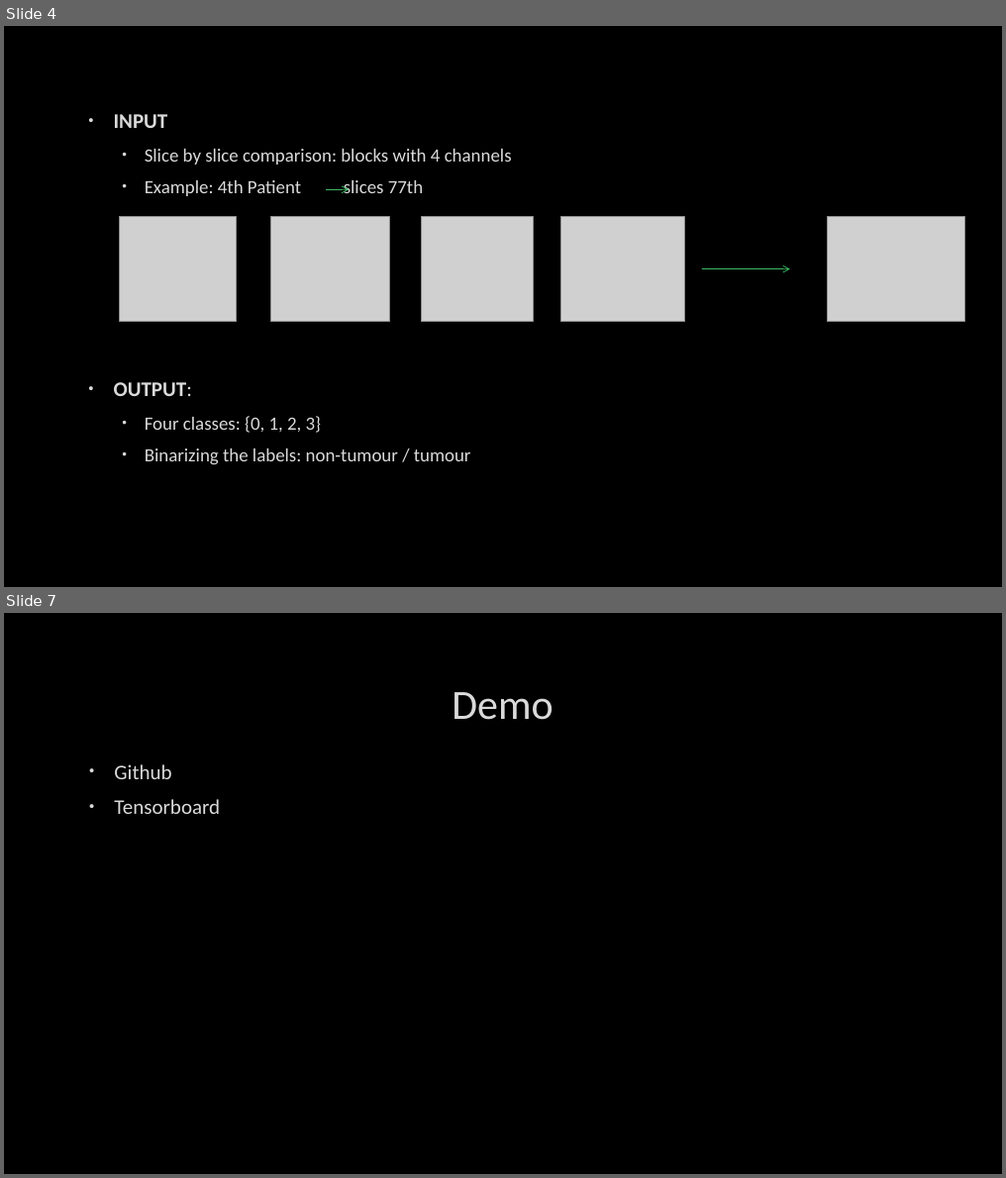
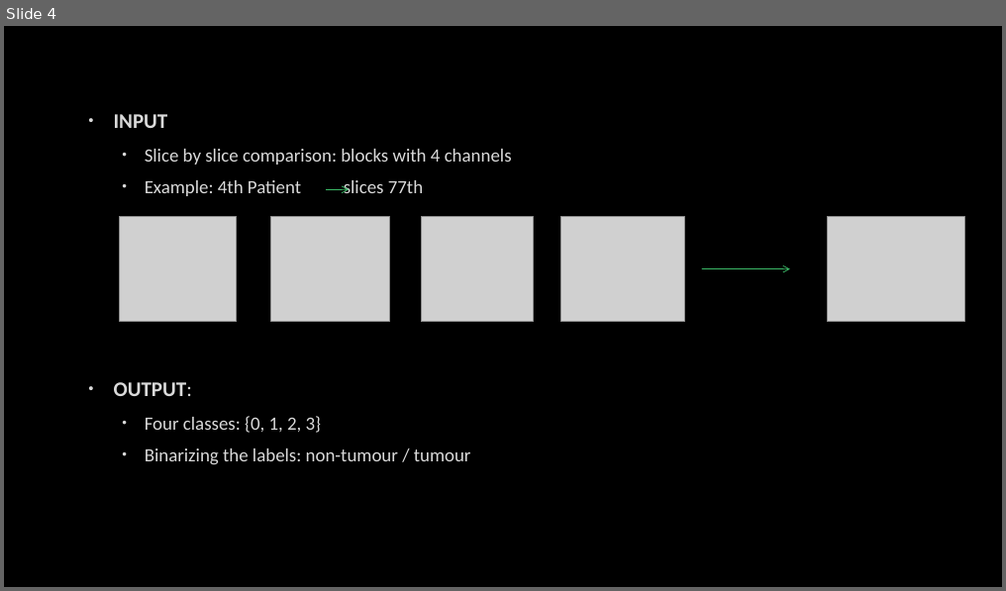
Before and after one commit to upc-postgrads/BrainScan, a slide deck: BrainScan_19.pptx. Shown one above the other, each under a label of ours: slides 4 and 7 before the commit, slide 4 after it; the slides between them are not shown. The pictures are 1006x1178 and 1006x591 pixels, drawn with LibreOffice and Linux fonts; fonts in the diff are those of the drawing; grey boxes stand for pictures; background and template pictures are left out. Boxes give left, top, right and bottom in pixels: in the first picture for what was removed or moved away, otherwise in the second. Text is boxed around its words. In the diff, an @@ line names an element or a change of style, - is before the commit and + after.

```diff
--- a/BrainScan_19.pptx
+++ b/BrainScan_19.pptx
@@ slide 7 removed at (4,613,1002,1174), background picture (left out) @@
@@ title removed at (451,692,552,720) @@
-Demo
@@ text removed at (114,764,220,814) @@
-• Github
-• Tensorboard
```
Also in this commit, not shown: 3 slides changed, 4 slides added.
